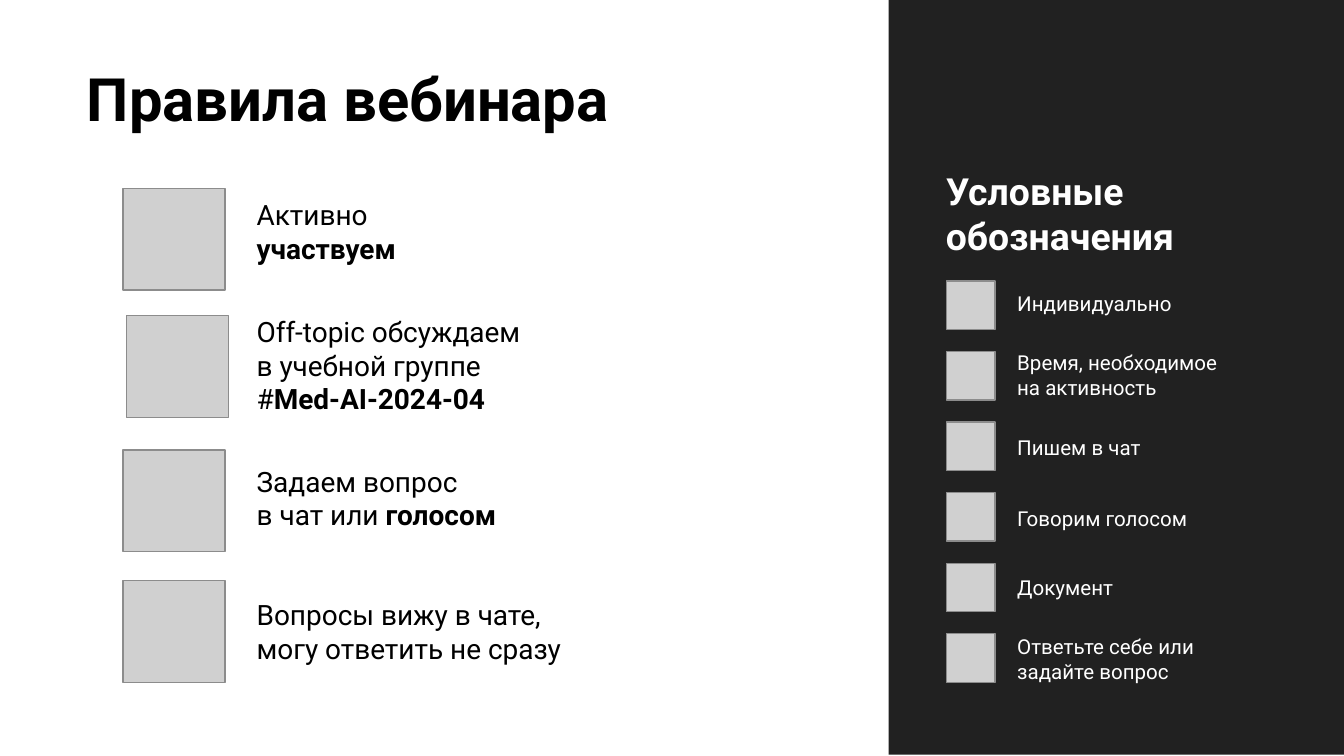
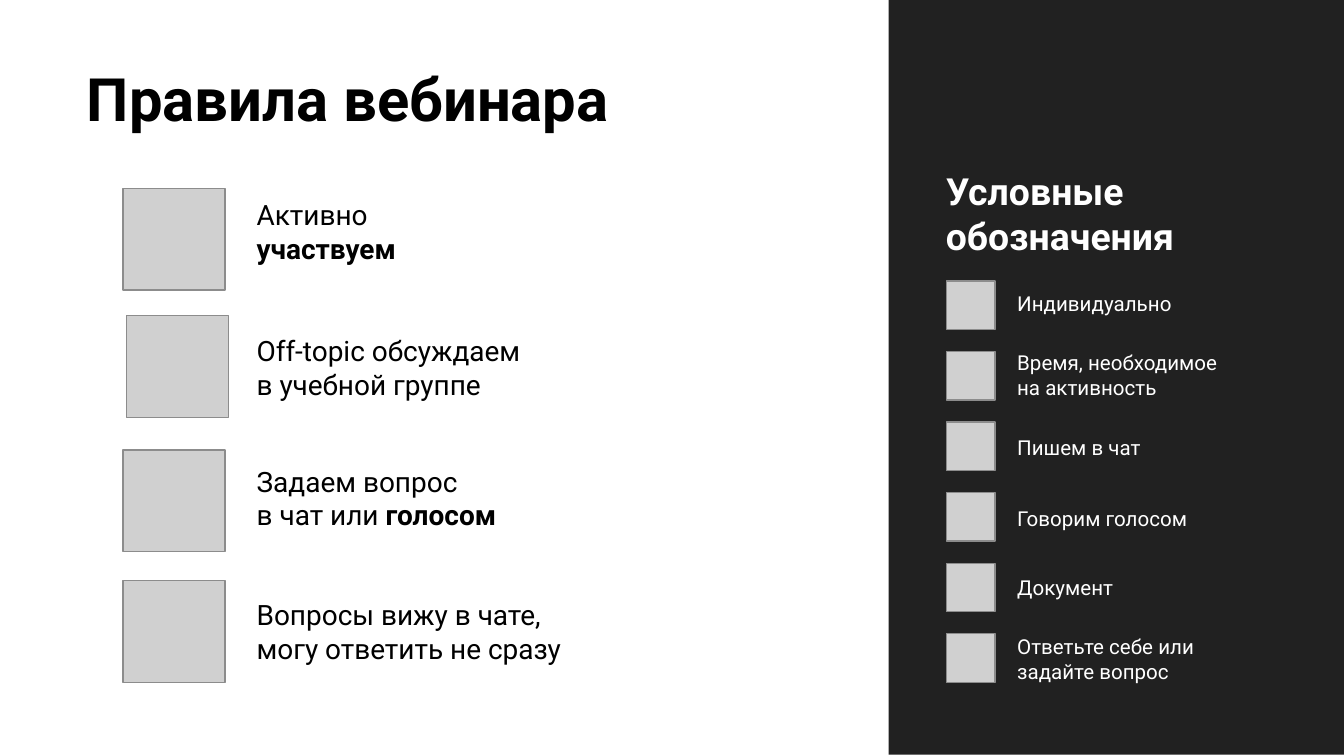
Before and after one commit to stureiko/Otus_lectures, a slide deck: slide 4 of MedML/Encefalorgrams/Presentation/Encefalograms.pptx. Drawn at 1344x756 pixels with LibreOffice and Linux fonts; fonts in the diff are those of the drawing; grey boxes stand for pictures; background and template pictures are left out. Boxes give left, top, right and bottom in pixels: in the first picture for what was removed or moved away, otherwise in the second. Text is boxed around its words. In the diff, an @@ line names an element or a change of style, - is before the commit and + after.

```diff
--- a/MedML/Encefalorgrams/Presentation/Encefalograms.pptx
+++ b/MedML/Encefalorgrams/Presentation/Encefalograms.pptx
@@ text "Off-topic обсуждаем": place and size @@
-text "Off-topic обсуждаем" at bbox=[257, 320, 520, 410]
+text "Off-topic обсуждаем" at bbox=[257, 339, 520, 401]
@@ text at bbox=[257, 388, 485, 410]: paragraph removed @@
-#Med-AI-2024-04
```
Also in this commit, not shown: 1 other slide changed, 1 slide removed, 24 other files.
